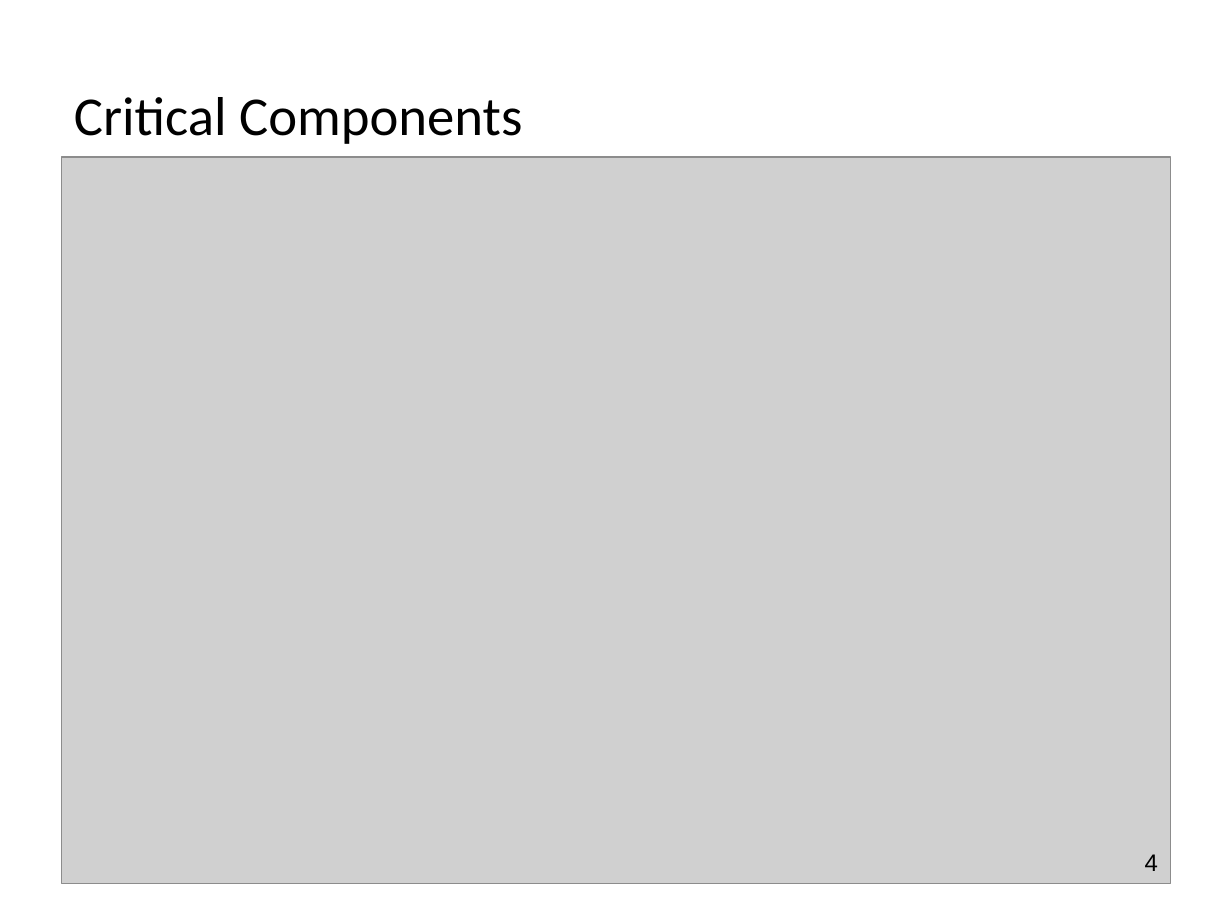
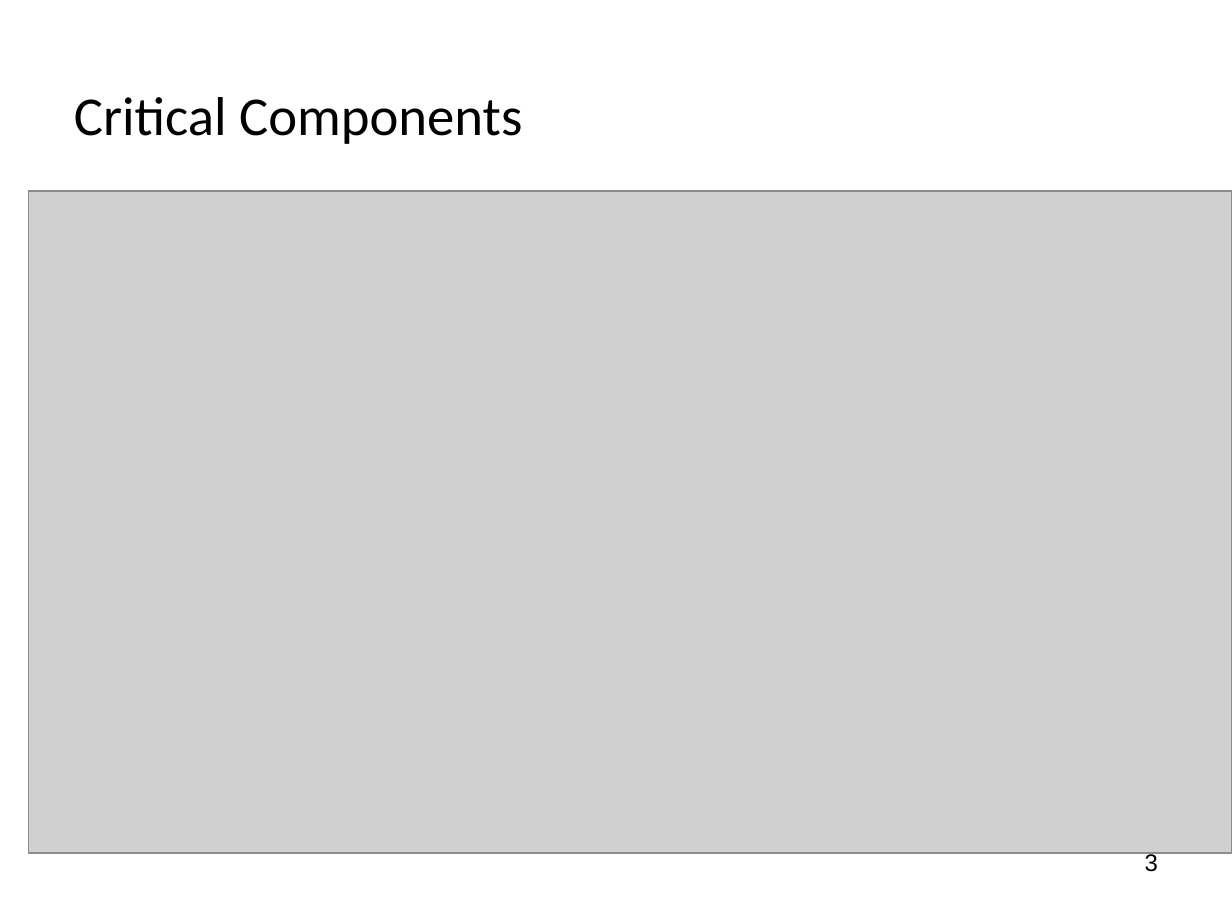
Before and after one commit to pavelgrib/SE_CW1, a slide deck: slide 5 of jmva_presentation.pptx (slide 4 before the commit). Drawn at 1232x924 pixels with LibreOffice and Linux fonts; fonts in the diff are those of the drawing; grey boxes stand for pictures; background and template pictures are left out. Boxes give left, top, right and bottom in pixels: in the first picture for what was removed or moved away, otherwise in the second. Text is boxed around its words. In the diff, an @@ line names an element or a change of style, - is before the commit and + after.

```diff
--- a/jmva_presentation.pptx
+++ b/jmva_presentation.pptx
@@ picture resized from (x1=62, y1=158, x2=1170, y2=885) to (x1=28, y1=191, x2=1232, y2=853) @@
@@ text at (x1=1145, y1=852, x2=1158, y2=872): text changed @@
-4
+3
```
Also in this commit, not shown: 2 other slides changed, 1 slide added, 1 other file.
